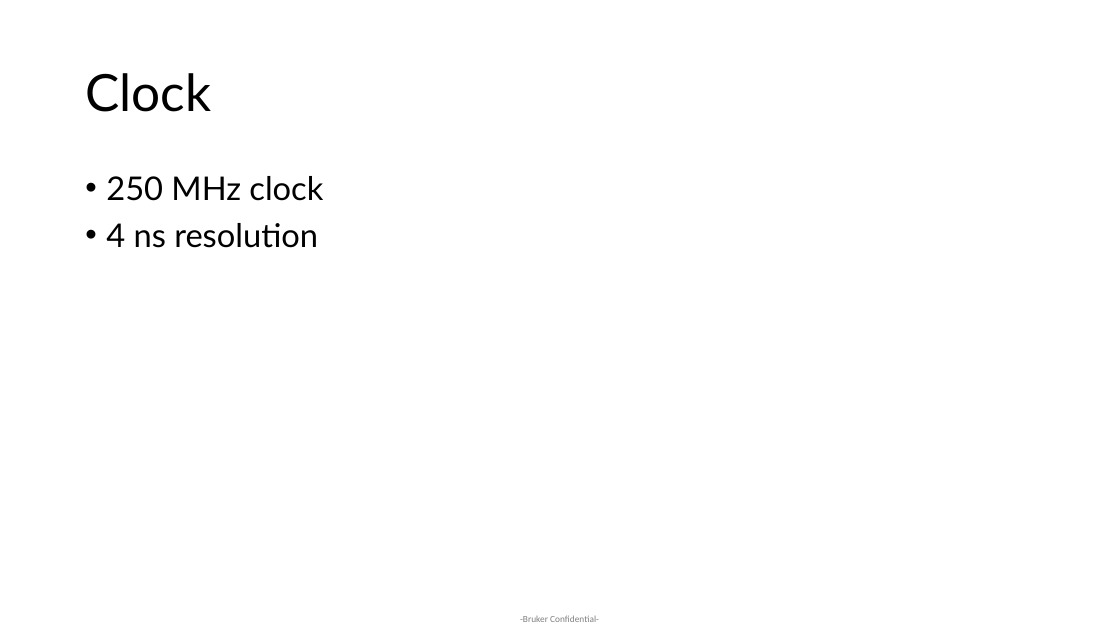
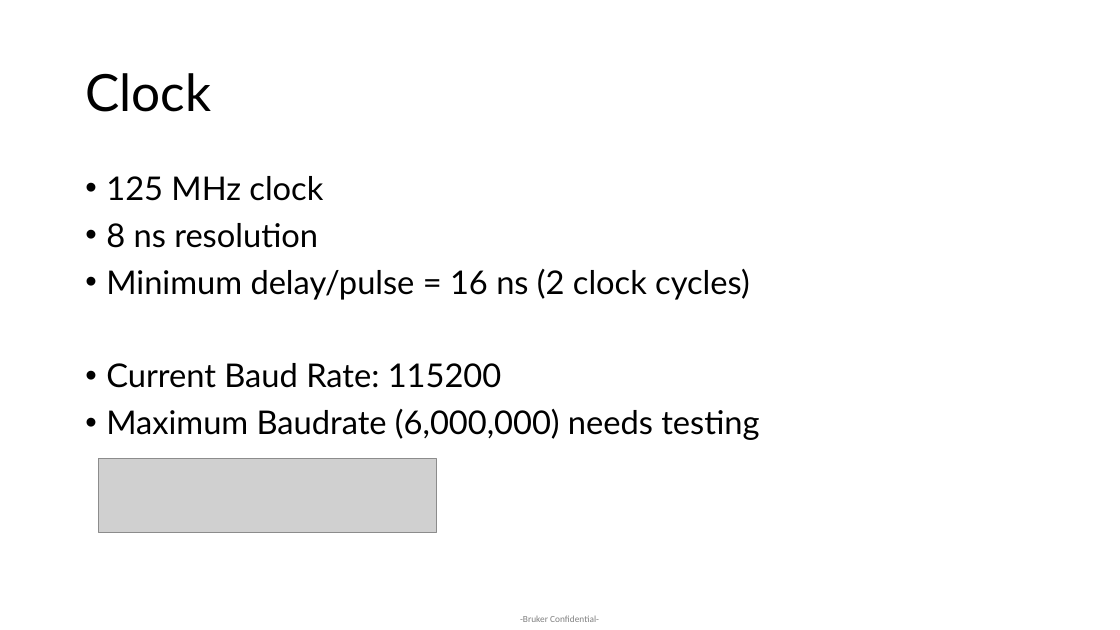
Before and after one commit to tkeller12/CMOD_S7_Pulse, a slide deck: slide 6 of Documentation/Pulse Programmer Documentation.pptx (slide 7 before the commit). Drawn at 1120x630 pixels with LibreOffice and Linux fonts; fonts in the diff are those of the drawing; grey boxes stand for pictures. Boxes give left, top, right and bottom in pixels: in the first picture for what was removed or moved away, otherwise in the second. Text is boxed around its words. In the diff, an @@ line names an element or a change of style, - is before the commit and + after.

```diff
--- a/Documentation/Pulse Programmer Documentation.pptx
+++ b/Documentation/Pulse Programmer Documentation.pptx
@@ text at bbox=[106, 176, 759, 440]: text changed @@
-• 250 MHz clock
-• 4 ns resolution
+• 125 MHz clock
+• 8 ns resolution
+• Minimum delay/pulse = 16 ns (2 clock cycles)
+• Current Baud Rate: 115200
+• Maximum Baudrate (6,000,000) needs testing
@@ picture added at bbox=[98, 459, 436, 533] @@
```
Also in this commit, not shown: 1 other slide changed, 1 slide removed, 3 other files.
